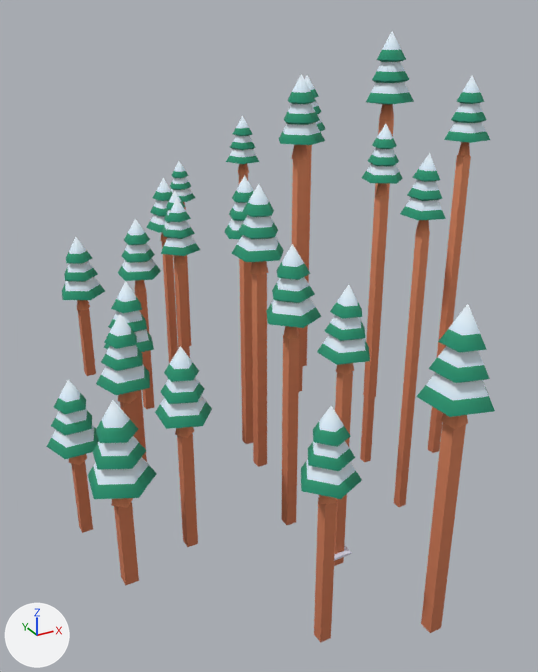
One commit to the glTF model public/assets/toycar/set-powder-forest-a.glb: the scene before it, then after it.
The view is the same before and after, from a 50 mm camera at (-12.9, -26.8, 18.3) aimed at (0.8, -1.9, 5.9). The lights are fixed; the arrows at lower left show +X, +Y and +Z. The picture after the commit comes second. Where no turn or scale is listed for an object, it has been applied to the vertices. Vertices at exactly the same position are counted once.

Before the edit, the objects in view are built like this:
```python
me_pines = bpy.data.meshes.new('pines')
me_pines.from_pydata(...)  # 1440 vertices, 2112 faces; spans x -8.6..9.9, y -5.2..21.3, z -8.1..10.1
me_pines.materials.append(mat_colormap)  # picture img_colormap_png
ob_pines = bpy.data.objects.new('pines', me_pines)
ob_pines.location = (0.0, -8.6, 7.35)
```
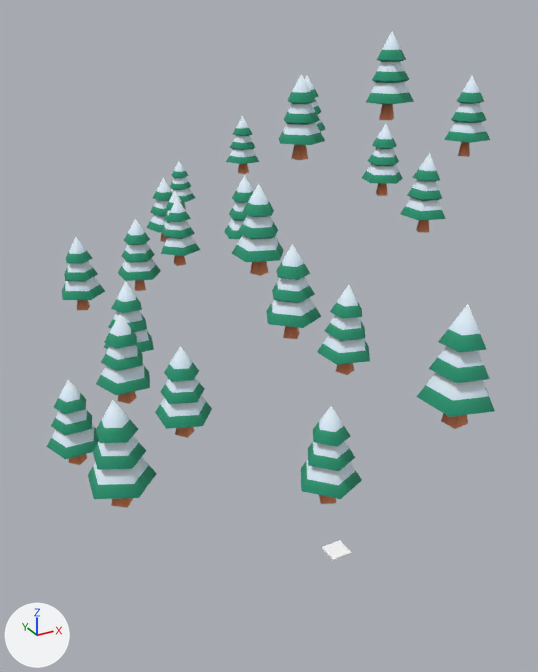
Patch to the scene script:
```diff
--- a/public/assets/toycar/set-powder-forest-a.glb.py
+++ b/public/assets/toycar/set-powder-forest-a.glb.py
@@ me_pines @@
 # used by ob_pines; location = (0.0, -8.6, 7.35)
-me_pines.from_pydata(...)  # 1440 vertices, 2112 faces; spans x -8.6..9.9, y -5.2..21.3, z -8.1..10.1
+me_pines.from_pydata(...)  # 1248 vertices, 1872 faces; spans x -8.6..9.9, y -5.2..21.3, z -4.8..10.1
+# me_pines part 1: 24 loose pieces with 192 vertices, spanning x -7.8..9.1, y -4.3..20.8, z -8.1..6.3, are deleted
 me_pines.materials.append(mat_colormap)
```

Boxes (x1, y1, x2, y2) around the edits, measured in the pictures (538 x 672 px):
'pines', reshaped (22% shorter)
    before: (46, 31, 495, 643)
    after: (46, 31, 495, 508)
part 1 of me_pines, deleted (brown)
    before: (71, 120, 471, 643)
